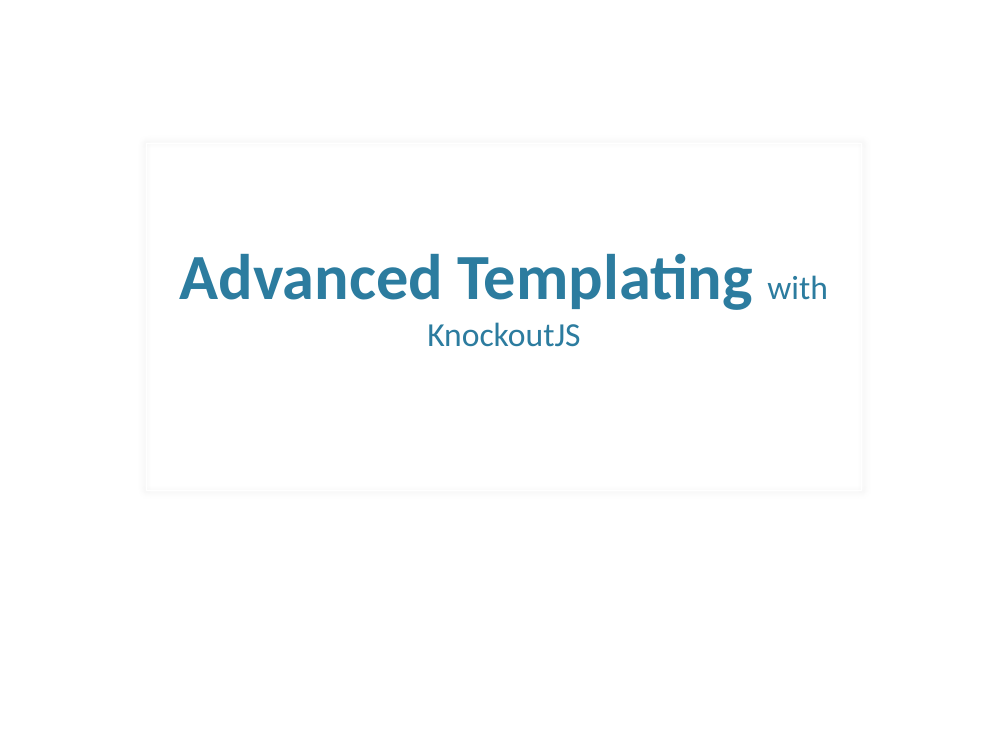
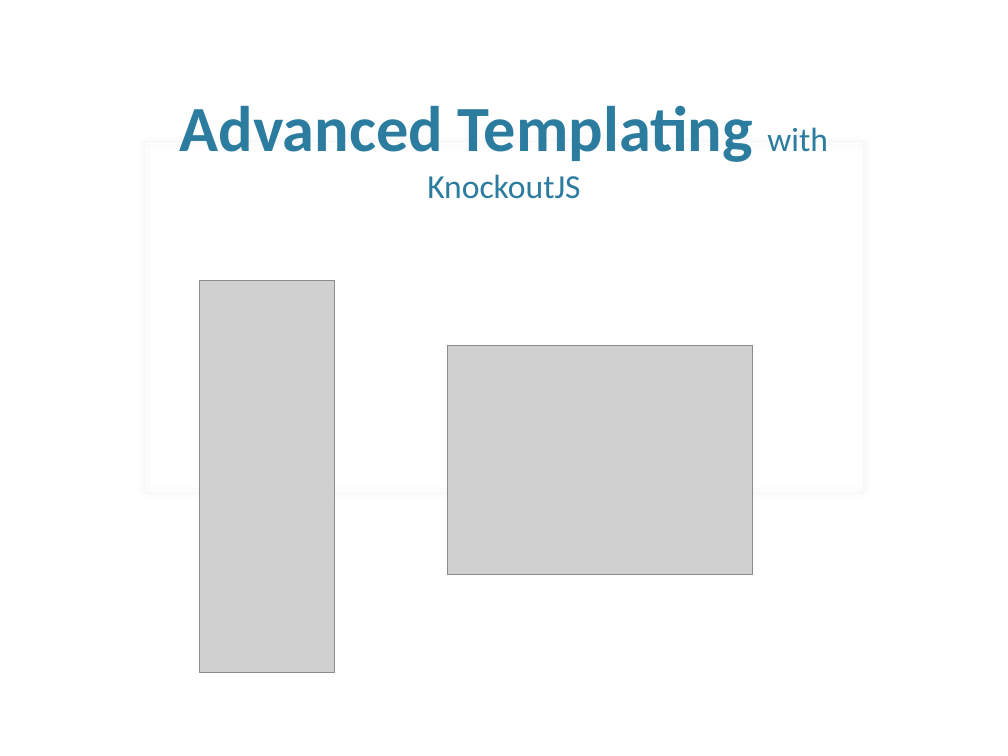
Before and after one commit to samnau/knockout-templating, a slide deck: slide 1 of Knockout Templating - slides.pptx. Drawn at 1008x756 pixels with LibreOffice and Linux fonts; fonts in the diff are those of the drawing; grey boxes stand for pictures; background and template pictures are left out. Boxes give left, top, right and bottom in pixels: in the first picture for what was removed or moved away, otherwise in the second. Text is boxed around its words. In the diff, an @@ line names an element or a change of style, - is before the commit and + after.

```diff
--- a/Knockout Templating - slides.pptx
+++ b/Knockout Templating - slides.pptx
@@ title "Advanced Templating with KnockoutJS": place and size @@
-title "Advanced Templating with KnockoutJS" at (180, 253, 828, 347)
+title "Advanced Templating with KnockoutJS" at (180, 105, 828, 199)
@@ picture added at (200, 280, 334, 672) @@
@@ picture added at (448, 346, 752, 575) @@
```
Also in this commit, not shown: 2 other slides changed, 4 slides added, 1 slide removed.
